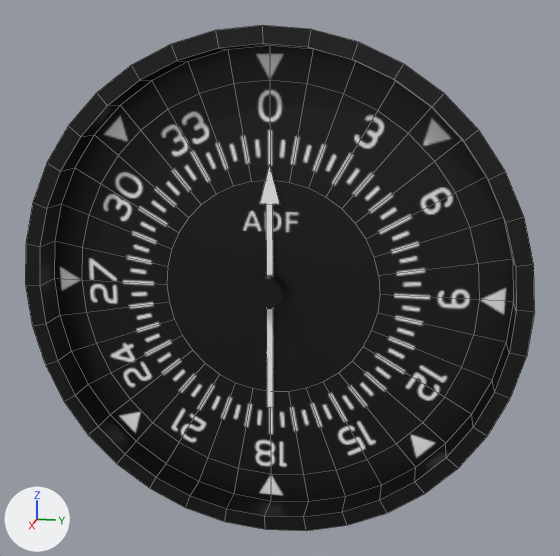
The Blender file Models/Interior/Panel/Instruments/adf/adf.blend: old version first, new version second.
Camera for both pictures: a camera (50 mm lens) standing at (0.1155, 0.0251, 0.0314) and looking at (-0.001, 0.0019, 0.0023). The axes (+X, +Y, +Z) are drawn at lower left. The lights are the same throughout. Mesh edges are drawn as thin lines on the coarser meshes.

Script lines for the objects in view, before the commit:
```python
me_circle = bpy.data.meshes.new('Circle')
me_circle.from_pydata(...)  # 108 vertices, 72 faces; spans x -0.04..0.04, y -0.04..0.04, z -0.005..0.0
me_circle.polygons.foreach_set('use_smooth', [True] * 72)
me_circle.materials.append(mat_casematerial)  # black #000000
me_circle_001 = bpy.data.meshes.new('Circle.001')
me_circle_001.from_pydata(...)  # 36 vertices, 1 face; spans x -0.0375..0.0375, y -0.0375..0.0375, z 0.0
me_circle_001.materials.append(mat_glassmaterial)  # white #e5ffff
me_cylinder = bpy.data.meshes.new('Cylinder')
me_cylinder.from_pydata(...)  # a 36-sided cylinder along x spanning x -0.0015..0.0015, y -0.0025..0.0025, z -0.0025..0.0025
me_cylinder.materials.append(mat_casematerial)  # black #000000
ob_case = bpy.data.objects.new('Case', me_circle)
ob_case.location = (0.0025, 0.0, 0.0)
ob_case.rotation_euler = (0.0, 1.571, 0.0)  # degrees (0, 90, 0)
ob_glass = bpy.data.objects.new('Glass', me_circle_001)
ob_glass.location = (0.0025, 0.0, 0.0)
ob_glass.rotation_euler = (0.0, 1.571, 0.0)  # degrees (0, 90, 0)
ob_glass.hide_set(True)
ob_needlemount = bpy.data.objects.new('NeedleMount', me_cylinder)
ob_needlemount.location = (-0.001, 0.0, 0.0)
# also in view: 'HeadingScale' at (-0.0025, 0.0, 0.0); 'Face' at (-0.0025, 0.0, 0.0); 'Needle' at (-0.002, 0.0, 0.0)
```
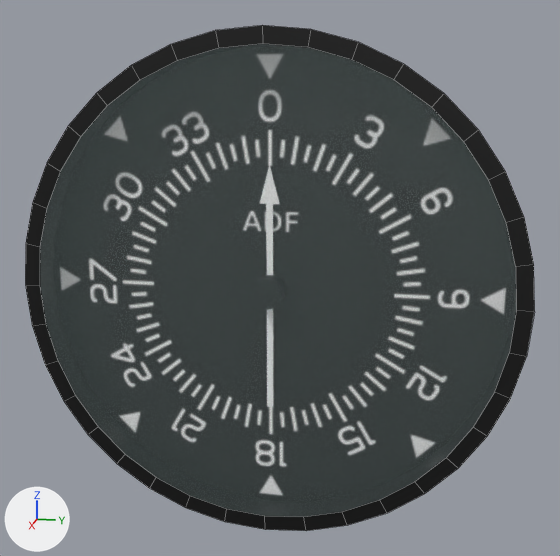
Where the newer file only moved an object's origin or applied its transform, the numbers keep the older frame.

Pixel boxes (x1, y1, x2, y2) of what changed, in the pictures (560 x 556 px):
```json
{"object": "Glass", "change": "shown", "after": [40, 44, 516, 517]}
{"object": "HeadingScale", "change": "unchanged, covered by the edit", "before": [82, 80, 479, 475]}
{"object": "Face", "change": "unchanged, covered by the edit", "before": [54, 46, 513, 502]}
{"object": "Needle", "change": "unchanged, covered by the edit", "before": [260, 164, 280, 407]}
```

Scene script edits in JSON lines:
```json
{"op": "remove", "block": "ob_glass", "code": "ob_glass.hide_set(True)"}
```
